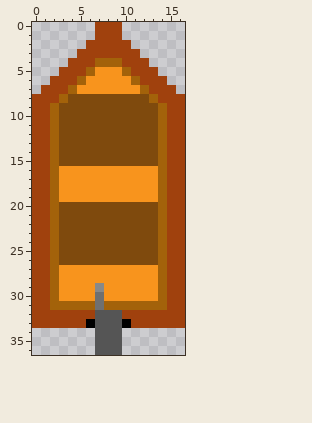
Edited in one commit: pixel-art sprite (Boat_Game/sprites/spr_houte_bootje/a86934d4-7fb7-464f-a64a-a97005422610.png). The picture above was drawn from the file before the commit.
The file is 17x37 pixels.
Once edited:
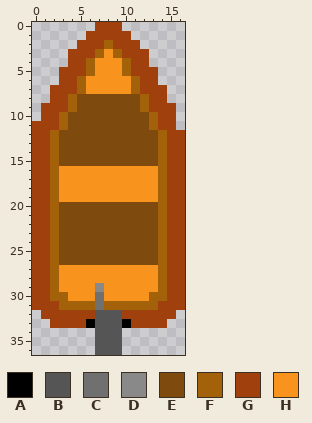
Palette (. is transparent): A #000000  B #555555  C #707070  D #898989  E #7f4a0d  F #a3620a  G #a0410d  H #f8941d
What changed:
@@ x 0..16 @@
  0 .......GGG.......
- 1 .......GGG.......
- 2 ......GGGGG......
- 3 .....GGGGGGG.....
- 4 ....GGGFFFGGG....
+ 1 ......GGGGG......
+ 2 .....GGGFGGG.....
+ 3 ....GGGFHFGGG....
+ 4 ....GGFHHHFGG....
  5 ...GGGFHHHFGGG...
- 6 ..GGGFHHHHHFGGG..
- 7 .GGGFHHHHHHHFGGG.
- 8 GGGFEEEEEEEEEFGGG
- 9 GGFEEEEEEEEEEEFGG
-10 GGFEEEEEEEEEEEFGG
-11 GGFEEEEEEEEEEEFGG
+ 6 ...GGFHHHHHFGG...
+ 7 ..GGGFHHHHHFGGG..
+ 8 ..GGFEEEEEEEFGG..
+ 9 .GGGFEEEEEEEFGGG.
+10 .GGFEEEEEEEEEFGG.
+11 GGGFEEEEEEEEEFGG.
 12 GGFEEEEEEEEEEEFGG
@@ x 0..16 @@
 29 GGFHHHHDHHHHHHFGG
-30 GGFHHHHCHHHHHHFGG
-31 GGFFFFFCFFFFFFFGG
-32 GGGGGGGBBBGGGGGGG
-33 GGGGGGABBBAGGGGGG
+30 GGFFHHHCHHHHHFFGG
+31 GGGFFFFCFFFFFFGGG
+32 .GGGGGGBBBGGGGGG.
+33 ..GGGGABBBAGGGG..
 34 .......BBB.......
Boxes around the changes in both pictures, in picture pixels (x1, y1, x2, y2):
changed: (32, 31, 185, 130)
changed: (32, 292, 68, 328)
changed: (149, 292, 185, 328)
